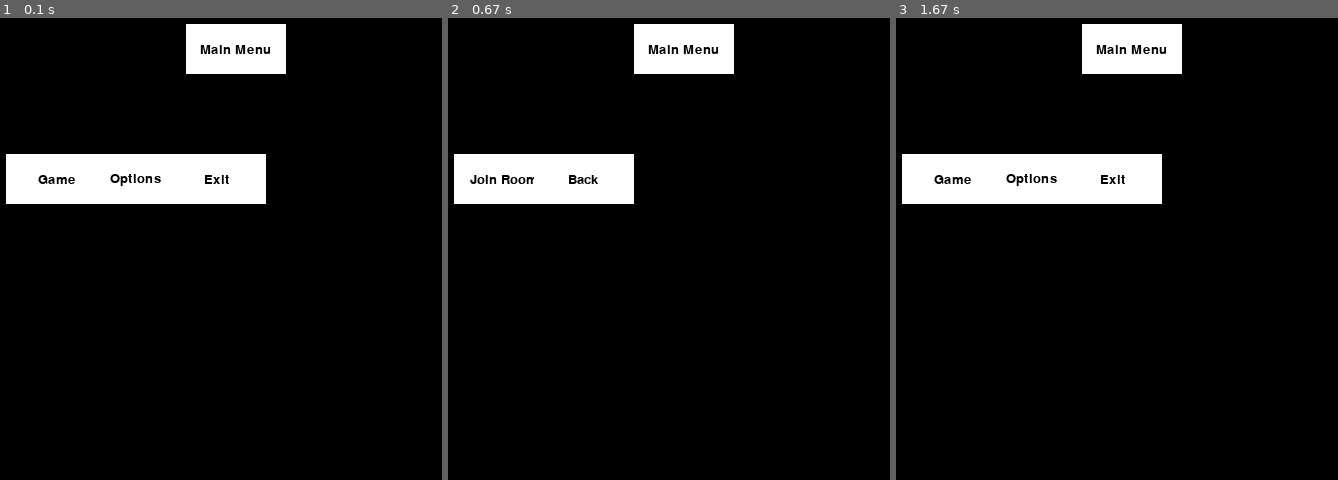
Above: before the commit, frames 1-3 (left to right).
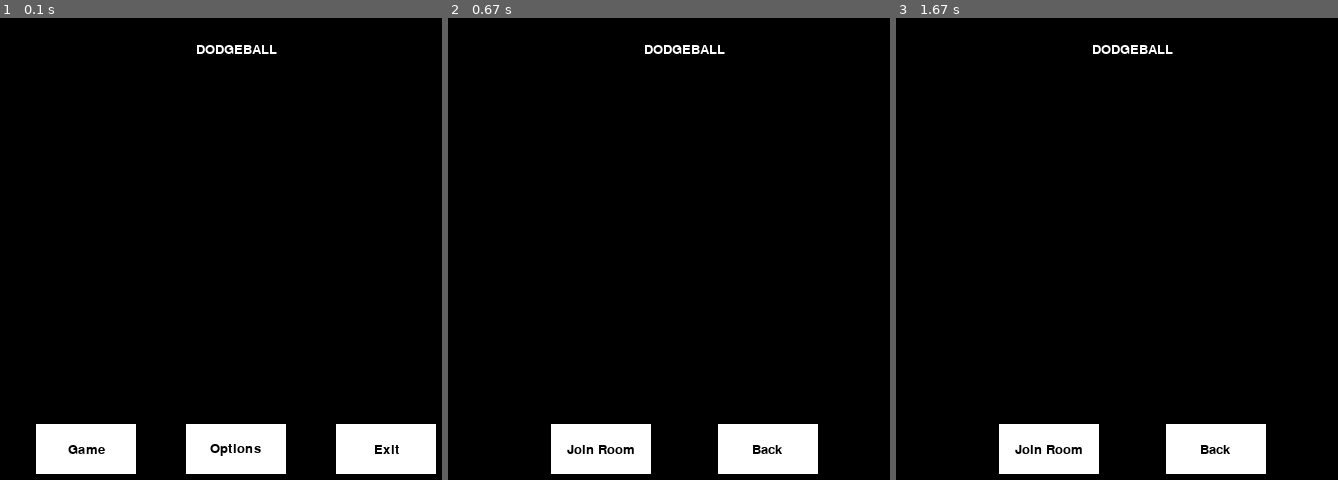
Above: after the commit, the same moments.

Repository: noLePhi/pygame_dodgeball
Game: pygame game, started from menu.py
Two runs of this game, one before a commit and one after it. Both use one fixed random seed, a clock stepped at 60 frames per second and the inputs below.
Inputs (mouse positions are in pixels of both pictures, inside the frame that each line leads up to):
- Up to frame 1 (0.1 s): no input
- Up to frame 2 (0.67 s): click "Game" at 0.38 s
- Up to frame 3 (1.67 s): click (1130, 50) at 0.72 s, where only the run after the commit has a clickable "DODGEBALL"

The runs differ from the first frame. In frame 1, 16% of the frame differs, in the area x 1-99%, y 1-99%; in frame 2, 11%; in frame 3, 13%.

Commit message:
adjust of menu

Diff:
--- a/classes.py
+++ b/classes.py
@@ -2,19 +2,26 @@
 
 pygame.font.init()
 font = pygame.font.SysFont(None, 20)
+font2 = pygame.font.SysFont("comicsans", 100)
 
 class Button:
-    def __init__(self, text, x, y, width, height, color):
+    def __init__(self, text, x, y, width, height, color, font=1):
         self.text = text
         self.x = x
         self.y = y
         self.width = width
         self.height = height
         self.color = color
+        if font == 1:
+            self.font = font
+            self.font_col = (0, 0, 0)
+        elif font == 2:
+            self.font = font2
+            self.font_col = (255, 255, 255)
 
     def draw(self, win):
         pygame.draw.rect(win, self.color, (self.x, self.y, self.width, self.height))
-        text = font.render(self.text, 1, (0, 0, 0))
+        text = font.render(self.text, 1, self.font_col)
         win.blit(text, (self.x + round(self.width/2) - round(text.get_width()/2),
                  self.y + round(self.height/2) - round(text.get_height()/2)))
 
--- a/client.py
+++ b/client.py
@@ -30,8 +30,8 @@
 
     n = Network()
     start_pos = read_pos(n.get_pos())
-    p = Player(start_pos[0], start_pos[1], 100, 100, (0, 255, 0))
-    p2 = Player(0, 0, 100, 100, (255, 0, 0))
+    p = Player(start_pos[0], start_pos[1], 50, 50, (0, 255, 0))
+    p2 = Player(0, 0, 50, 50, (255, 0, 0))
     clock = pygame.time.Clock()
 
     btns = [Button("Exit", round(width-20) - bt_w/2, 20, bt_w/2, bt_h/2, (255, 255, 255))]
--- a/menu.py
+++ b/menu.py
@@ -24,10 +24,10 @@
 
         screen.fill((0, 0, 0))
 
-        btns = [Button("Main Menu", round(width/2) - bt_w/2, 20, bt_w, bt_h, (255, 255, 255)),
-                Button("Game", 20, 150, bt_w, bt_h, (255, 255, 255)),
-                Button("Options", 100, 150, bt_w, bt_h, (255, 255, 255)),
-                Button("Exit", 180, 150, bt_w, bt_h, (255, 255, 255))]
+        btns = [Button("DODGEBALL", round(width/2) - bt_w/2, 20, bt_w, bt_h, (0, 0, 0), 2),
+                Button("Game", 1*round(width/5) - bt_w/2, height-80, bt_w, bt_h, (255, 255, 255)),
+                Button("Options", 2.5*round(width/5) - bt_w/2, height-80, bt_w, bt_h, (255, 255, 255)),
+                Button("Exit", 4*round(width/5) - bt_w/2, height-80, bt_w, bt_h, (255, 255, 255))]
 
         for btn in btns:
             btn.draw(screen)
@@ -63,9 +63,9 @@
 
         screen.fill((0, 0, 0))
 
-        btns = [Button("Main Menu", round(width/2) - bt_w/2, 20, bt_w, bt_h, (255, 255, 255)),
-                Button("Join Room", 20, 150, bt_w, bt_h, (255, 255, 255)),
-                Button("Back", 100, 150, bt_w, bt_h, (255, 255, 255))]
+        btns = [Button("DODGEBALL", round(width/2) - bt_w/2, 20, bt_w, bt_h, (0, 0, 0), 2),
+                Button("Join Room", 1*round(width/3) - bt_w/2, height-80, bt_w, bt_h, (255, 255, 255)),
+                Button("Back", 2*round(width/3) - bt_w/2, height-80, bt_w, bt_h, (255, 255, 255))]
 
         for btn in btns:
             btn.draw(screen)
@@ -100,8 +100,8 @@
 
         screen.fill((0, 0, 0))
 
-        btns = [Button("Main Menu", round(width/2) - bt_w/2, 20, bt_w, bt_h, (255, 255, 255)),
-                Button("Back", 100, 150, bt_w, bt_h, (255, 255, 255))]
+        btns = [Button("DODGEBALL", round(width/2) - bt_w/2, 20, bt_w, bt_h, (0, 0, 0), 2),
+                Button("Back", round(width/2) - bt_w/2, height-80, bt_w, bt_h, (255, 255, 255))]
 
         for btn in btns:
             btn.draw(screen)
--- a/server.py
+++ b/server.py
@@ -13,7 +13,7 @@
 except socket.error as e:
     str(e)
 
-s.listen(2)
+s.listen()
 print("Waiting for a connection, Server Started!")
 
 
